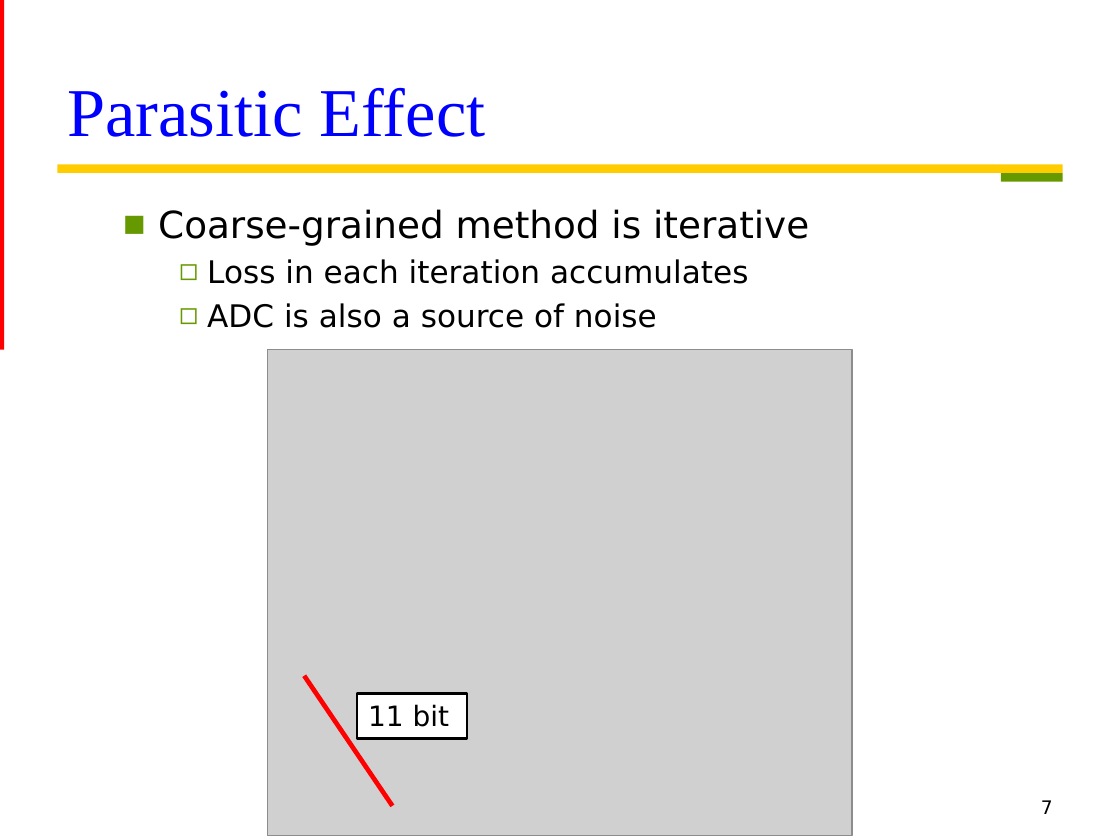
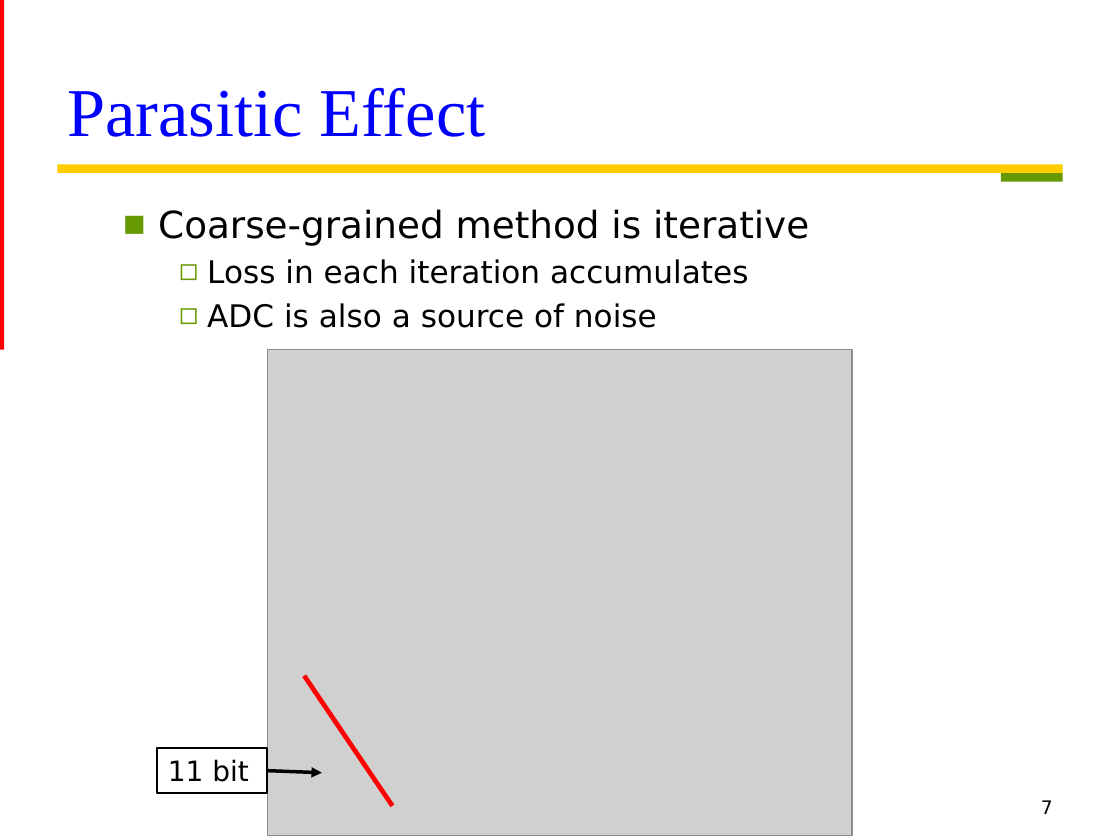
Before and after one commit to Oniontow/TTLiu_Project, a slide deck: slide 7 of dgcq/ppt.pptx. Drawn at 1120x840 pixels with LibreOffice and Linux fonts; fonts in the diff are those of the drawing; grey boxes stand for pictures. Boxes give left, top, right and bottom in pixels: in the first picture for what was removed or moved away, otherwise in the second. Text is boxed around its words. In the diff, an @@ line names an element or a change of style, - is before the commit and + after.

```diff
--- a/dgcq/ppt.pptx
+++ b/dgcq/ppt.pptx
@@ rectangle "11 bit": place and size @@
-rectangle "11 bit" at bbox=[357, 693, 467, 738]
+rectangle "11 bit" at bbox=[157, 748, 267, 793]
@@ arrow added from (267, 771) to (321, 773), #000000 2.25 pt @@
```
Also in this commit, not shown: 7 other slides changed.
